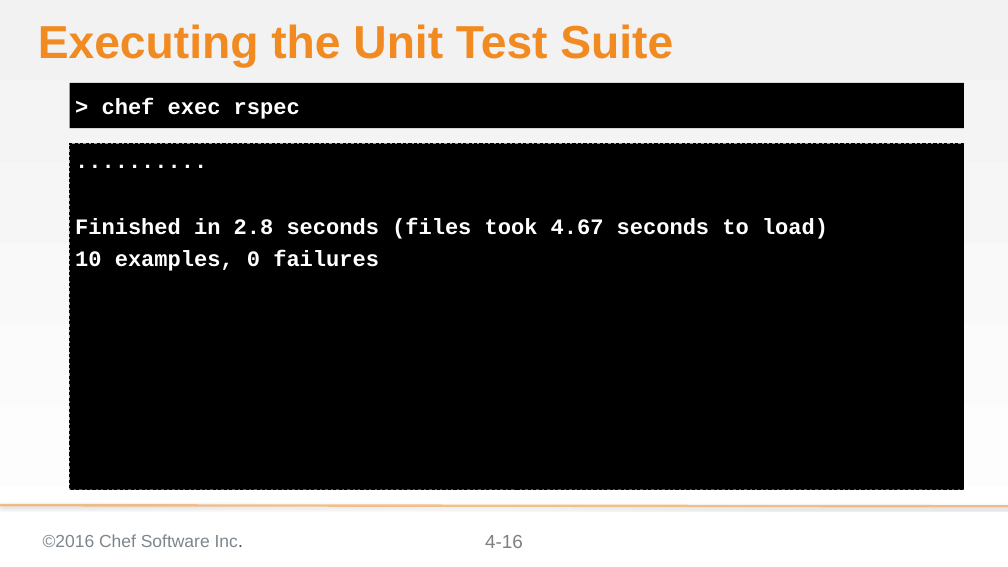
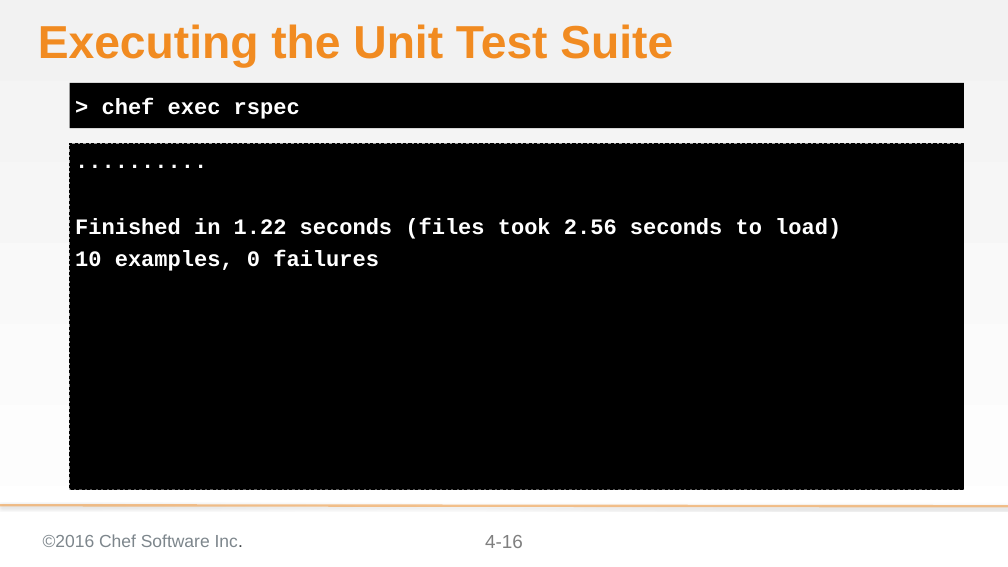
Before and after one commit to chef-training/extending_cookbooks, a slide deck: slide 16 of 04-refactoring_custom_resources.pptx. Drawn at 1008x567 pixels with LibreOffice and Linux fonts; fonts in the diff are those of the drawing; background and template pictures are left out. Boxes give left, top, right and bottom in pixels: in the first picture for what was removed or moved away, otherwise in the second. Text is boxed around its words. In the diff, an @@ line names an element or a change of style, - is before the commit and + after.

Commit message:
Updates the ChefSpec and Test Kitchen output
* Test Kitchen output shows more InSpec
* ChefSpec updated to new times for completion

```diff
--- a/04-refactoring_custom_resources.pptx
+++ b/04-refactoring_custom_resources.pptx
@@ text at [75, 218, 841, 239]: text changed @@
-Finished in 2.8 seconds (files took 4.67 seconds to load)
+Finished in 1.22 seconds (files took 2.56 seconds to load)
```
Also in this commit, not shown: 7 other slides changed.
